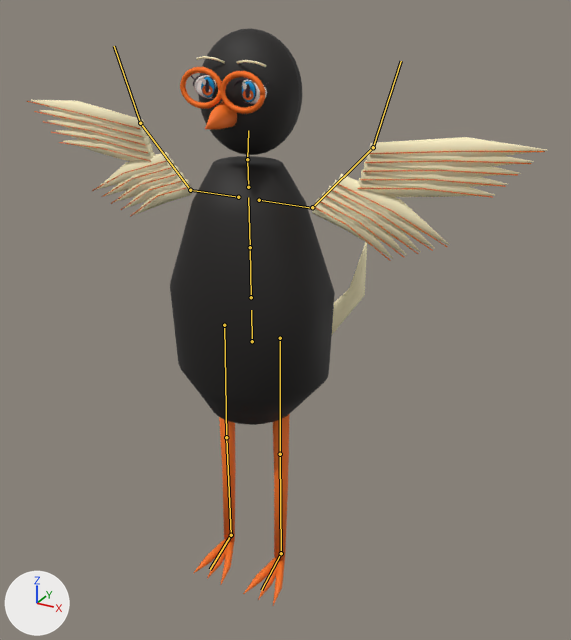
The glTF model output/anime-rigged-catalog-v3/tuko/model.glb: old version first, new version second.
One viewpoint serves both versions: a 50 mm lens placed at (1.025, -1.674, 1.714), pointed at (0.036, 0.124, 0.814). Lighting does not change. The marker at lower left points along +X, +Y and +Z. The picture after the commit comes second. Both versions are drawn at frame 11 of the action 'level_up'; the numbers are the values there. The bones that change, and the others that lie on the model, are drawn over the model as lines.

The first picture shows 'Tuko.SkinnedMesh'.
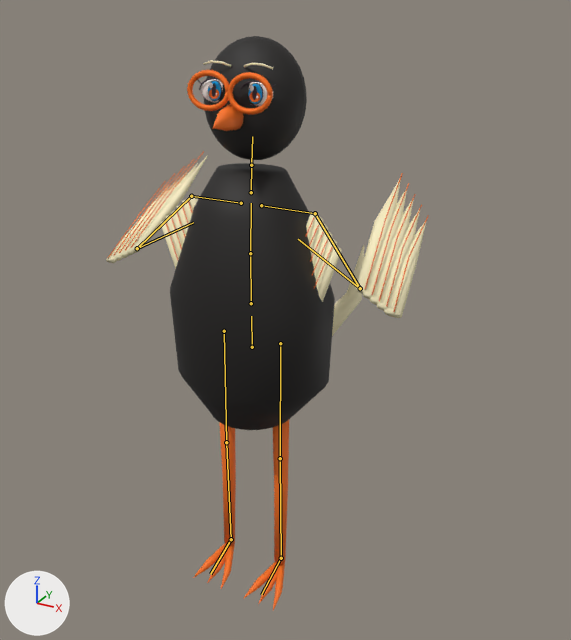
The edits, one by one:
Object 'Rig' (bone_rig_object) moves from (0.0, 0.0, 0.0) to (0.0, 0.0, -0.034).
Bone 'hips' (bone_hips) moves from (0.0, 0.0, 0.0) to (0.0, 0.017, 0.0).
Bone 'hips' (bone_hips) turns from (0, 0, 0) to (0, 2, 0) degrees about its own x, y and z.
Bone 'spine' (bone_spine) turns from (1, 0, 0) to (-1, 0, 0) degrees about its own x, y and z.
Bone 'chest' (bone_chest) turns from (0, 0, 0) to (-2, 0, 0) degrees about its own x, y and z.
Bone 'head' (bone_head) turns from (-3, 0, -2) to (-5, 0, 0) degrees about its own x, y and z.
Bone 'leftUpperArm' (bone_leftupperarm) moves from (-0.003, 0.0, 0.0) to (0.0, 0.0, 0.0).
Bone 'leftUpperArm' (bone_leftupperarm) turns from (47, -1, 0) to (-45, -5, -13) degrees about its own x, y and z.
Bone 'leftLowerArm' (bone_leftlowerarm) turns from (26, -1, -4) to (-146, -58, -19) degrees about its own x, y and z.
Bone 'rightUpperArm' (bone_rightupperarm) moves from (0.003, 0.0, 0.0) to (0.0, 0.0, 0.0).
Bone 'rightUpperArm' (bone_rightupperarm) turns from (47, 1, 0) to (-45, 5, 13) degrees about its own x, y and z.
Bone 'rightLowerArm' (bone_rightlowerarm) turns from (26, 1, 4) to (-146, 58, 19) degrees about its own x, y and z.

Location of each change, [x1, y1, x2, y2] in pixels of the pictures (571 x 640 px):
'Tuko.SkinnedMesh', posed (38% narrower)
    before: [27, 28, 547, 606]
    after: [106, 36, 429, 610]
bone 'hips', root to tip
    before: (252, 341) to (251, 310)
    after: (252, 347) to (251, 316)
bone 'spine', root to tip
    before: (251, 297) to (250, 247)
    after: (251, 303) to (250, 253)
bone 'chest', root to tip
    before: (250, 247) to (248, 197)
    after: (250, 253) to (251, 203)
bone 'head', root to tip
    before: (247, 159) to (248, 130)
    after: (251, 165) to (252, 136)
bone 'leftUpperArm', root to tip
    before: (312, 207) to (373, 147)
    after: (315, 213) to (360, 288)
bone 'leftLowerArm', root to tip
    before: (373, 147) to (401, 61)
    after: (360, 288) to (298, 239)
bone 'rightUpperArm', root to tip
    before: (190, 190) to (140, 123)
    after: (191, 196) to (137, 248)
bone 'rightLowerArm', root to tip
    before: (140, 123) to (114, 46)
    after: (137, 248) to (193, 222)
